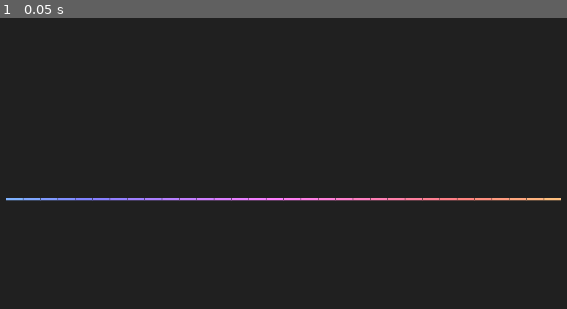
Above: before the commit, frame 1.
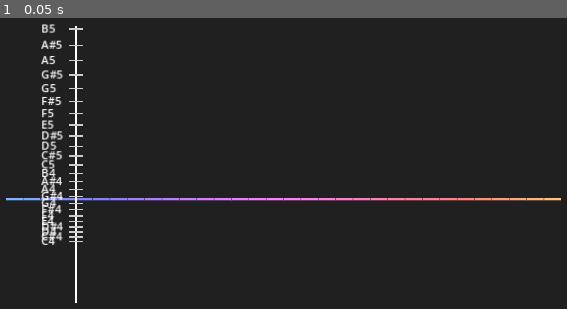
Above: after the commit, the same moment.

Repository: thepetertessier/spectrum
Game: Godot game, scene res://scenes/show_spectrum.tscn
Same seed, same stepped clock (60 frames per second), same inputs: the game is played once before the commit and once after it. Before the commit the project starts from res://show_spectrum.tscn.
Inputs:
- Up to frame 1 (0.05 s): no input

The runs differ from the first frame. In frame 1, 2.0% of the frame differs, in the area x 7-15%, y 2-98%.

Commit message:
first attempt at pitch detection

Diff:
--- a/project.godot
+++ b/project.godot
@@ -13,7 +13,7 @@
 config/name="Audio Spectrum Demo"
 config/description="This is a demo showing how a spectrum analyzer can be built using Godot."
 config/tags=PackedStringArray("audio", "demo", "official", "visualization")
-run/main_scene="res://show_spectrum.tscn"
+run/main_scene="res://scenes/show_spectrum.tscn"
 config/features=PackedStringArray("4.3")
 run/low_processor_mode=true
 config/icon="res://icon.webp"
--- /dev/null
+++ b/scenes/detect_pitch.tscn
@@ -0,0 +1,6 @@
+[gd_scene load_steps=2 format=3 uid="uid://vy52ktvsft8k"]
+
+[ext_resource type="Script" path="res://scripts/detect_pitch.gd" id="1_b15py"]
+
+[node name="DetectPitch" type="Node2D"]
+script = ExtResource("1_b15py")
--- a/show_spectrum.tscn
+++ b/scenes/show_spectrum.tscn
@@ -1,16 +1,17 @@
-[gd_scene load_steps=4 format=3 uid="uid://dfyeamw4sg2af"]
+[gd_scene load_steps=5 format=3 uid="uid://dfyeamw4sg2af"]
 
-[ext_resource type="Script" path="res://show_spectrum.gd" id="1"]
-[ext_resource type="AudioStream" uid="uid://dl3ppges2sw77" path="res://maldita.ogg" id="2"]
+[ext_resource type="Script" path="res://show_spectrum.gd" id="1_w03r5"]
+[ext_resource type="AudioStream" uid="uid://dl3ppges2sw77" path="res://maldita.ogg" id="2_cqfxr"]
+[ext_resource type="PackedScene" uid="uid://vy52ktvsft8k" path="res://scenes/detect_pitch.tscn" id="3_3gki5"]
 
 [sub_resource type="AudioStreamMicrophone" id="AudioStreamMicrophone_iu0dv"]
 
 [node name="ShowSpectrum" type="Node2D"]
 position = Vector2(136, 80)
-script = ExtResource("1")
+script = ExtResource("1_w03r5")
 
 [node name="Player" type="AudioStreamPlayer" parent="."]
-stream = ExtResource("2")
+stream = ExtResource("2_cqfxr")
 volume_db = 24.0
 
 [node name="Camera2D" type="Camera2D" parent="."]
@@ -21,3 +22,5 @@
 stream = SubResource("AudioStreamMicrophone_iu0dv")
 autoplay = true
 bus = &"MicInput"
+
+[node name="DetectPitch" parent="." instance=ExtResource("3_3gki5")]
--- /dev/null
+++ b/scripts/detect_pitch.gd
@@ -0,0 +1,66 @@
+extends Node2D
+
+const A4 = 440.0  # Reference frequency for A4
+const NOTES = ["C", "C#", "D", "D#", "E", "F", "F#", "G", "G#", "A", "A#", "B"]
+const MIN_FREQ = 50.0  # Lowest frequency to detect
+const MAX_FREQ = 1000.0  # Highest frequency to detect
+const GRAPH_HEIGHT = 400  # Height of the visualization
+const NOTE_SPACING = 40  # Distance between notes on the scale
+
+var spectrum
+var detected_freq = 0.0
+
+func _ready():
+	spectrum = AudioServer.get_bus_effect_instance(0, 0)  # Assuming effect is on bus 0
+
+func _process(_delta):
+	detected_freq = get_pitch()
+
+func get_pitch() -> float:
+	var step = 5.0  # Frequency step for scanning
+	var peak_freq = 0.0
+	var peak_magnitude = 0.0
+	var prev_hz = MIN_FREQ
+
+	for hz in range(int(MIN_FREQ), int(MAX_FREQ), int(step)):
+		var magnitude = spectrum.get_magnitude_for_frequency_range(prev_hz, hz).length()
+		if magnitude > peak_magnitude:
+			peak_magnitude = magnitude
+			peak_freq = (prev_hz + hz) / 2
+		prev_hz = hz
+
+	return peak_freq
+
+func frequency_to_note(freq: float) -> String:
+	if freq <= 0:
+		return "N/A"
+	var semitones_from_A4 = int(round(12 * log(freq / A4) / log(2)))
+	var note_index = (semitones_from_A4 + 9) % 12  # Align A4 properly
+	var octave = 4 + ((semitones_from_A4 + 9) / 12)
+	return NOTES[note_index] + str(octave)
+
+func frequency_to_y(freq: float) -> float:
+	# Normalize frequency position within the height of the graph
+	return GRAPH_HEIGHT - ((freq - MIN_FREQ) / (MAX_FREQ - MIN_FREQ) * GRAPH_HEIGHT)
+
+func _draw():
+	var circle_x = 200  # Position of the circle
+	var bar_x = 100  # Position of the scale
+
+	# Draw vertical scale
+	draw_line(Vector2(bar_x, 0), Vector2(bar_x, GRAPH_HEIGHT), Color(1, 1, 1), 2)
+
+	# Draw note markers
+	for i in range(0, 12 * 4):  # 4 octaves of notes
+		var freq = A4 * pow(2, (i - 9) / 12.0)  # Calculate frequency for this note
+		if freq < MIN_FREQ or freq > MAX_FREQ:
+			continue
+		var y = frequency_to_y(freq)
+		draw_line(Vector2(bar_x - 10, y), Vector2(bar_x + 10, y), Color(0.8, 0.8, 0.8), 2)
+		draw_string(ThemeDB.fallback_font, Vector2(bar_x - 50, y + 5), frequency_to_note(freq))
+
+	# Draw detected pitch circle
+	if detected_freq > 0:
+		var y = frequency_to_y(detected_freq)
+		draw_circle(Vector2(circle_x, y), 10, Color(1, 0, 0))  # Red circle
+		draw_string(ThemeDB.fallback_font, Vector2(circle_x + 20, y + 5), frequency_to_note(detected_freq))
--- a/show_spectrum.gd
+++ b/show_spectrum.gd
@@ -3,7 +3,7 @@
 
 const VU_COUNT = 32
 const FREQ_MAX = 2000.0
-const FREQ_MIN = 20.0
+const FREQ_MIN = 50.0
 
 const WIDTH = 800
 const HEIGHT = 250
Not shown, added: .gitignore
